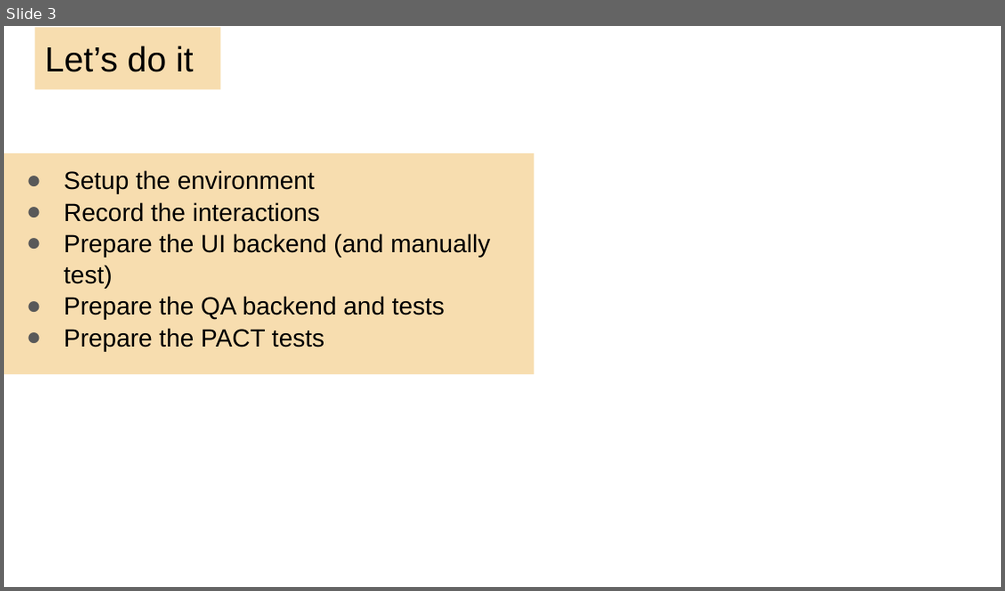
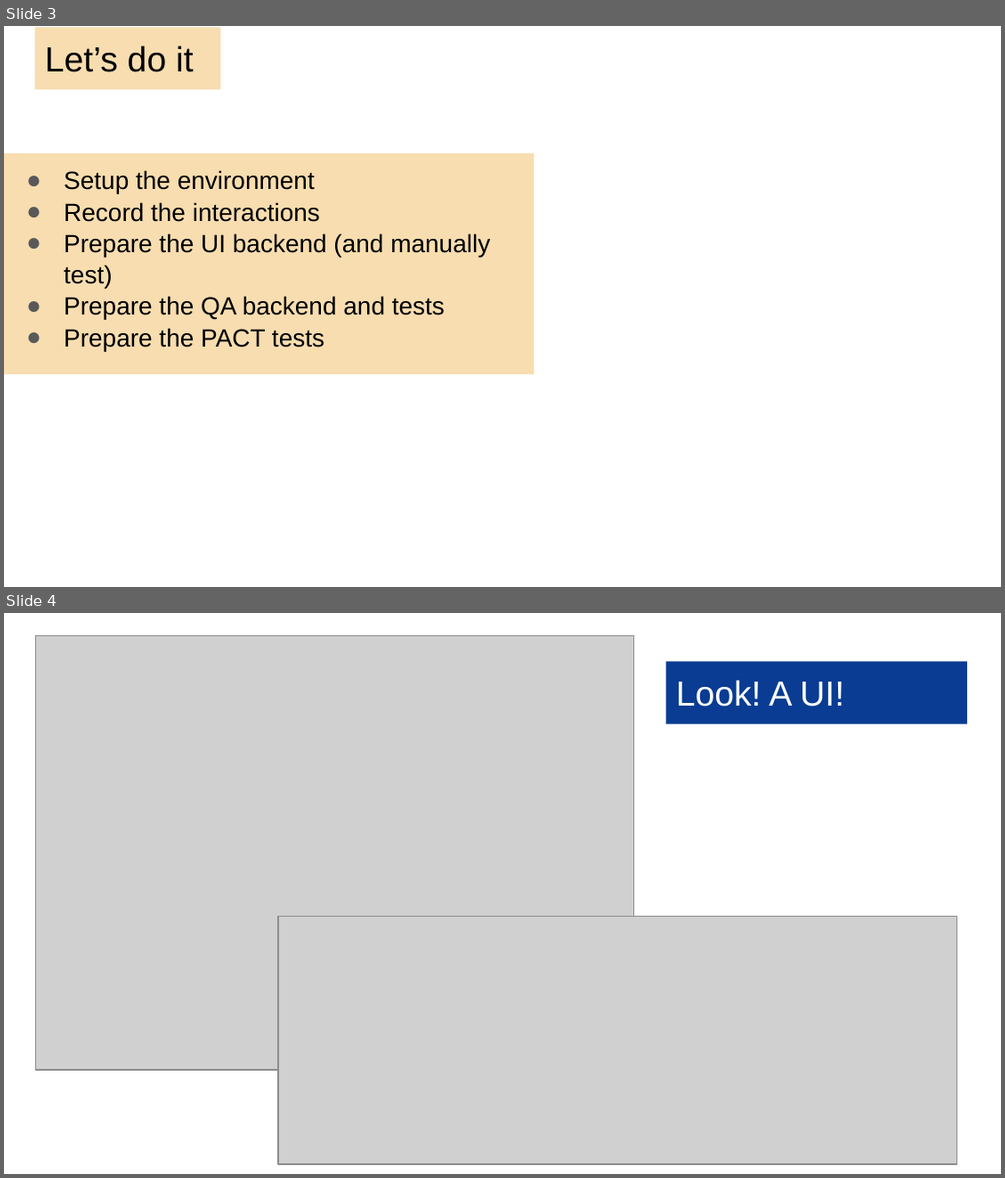
Before and after one commit to kendarorg/HttpAnsweringMachine, a slide deck: docs/HAM.EP.pptx. Shown one above the other, each under a label of ours: slide 3 before the commit, slides 3 and 4 after it. The pictures are 1005x591 and 1005x1178 pixels, drawn with LibreOffice and Linux fonts; fonts in the diff are those of the drawing; grey boxes stand for pictures; background and template pictures are left out. Boxes give left, top, right and bottom in pixels: in the first picture for what was removed or moved away, otherwise in the second. Text is boxed around its words. In the diff, an @@ line names an element or a change of style, - is before the commit and + after.

```diff
--- a/docs/HAM.EP.pptx
+++ b/docs/HAM.EP.pptx
@@ slide 4 added at bbox=[4, 613, 1001, 1174], background picture (left out) @@
@@ picture added at bbox=[36, 635, 634, 1070] @@
@@ title added at bbox=[666, 662, 967, 724], fill #093C92, 25.2 pt, text #FFFFFF @@
+Look! A UI!
@@ picture added at bbox=[278, 916, 957, 1164] @@
```
Also in this commit, not shown: 3 slides changed, 13 slides removed, 1 other file.
